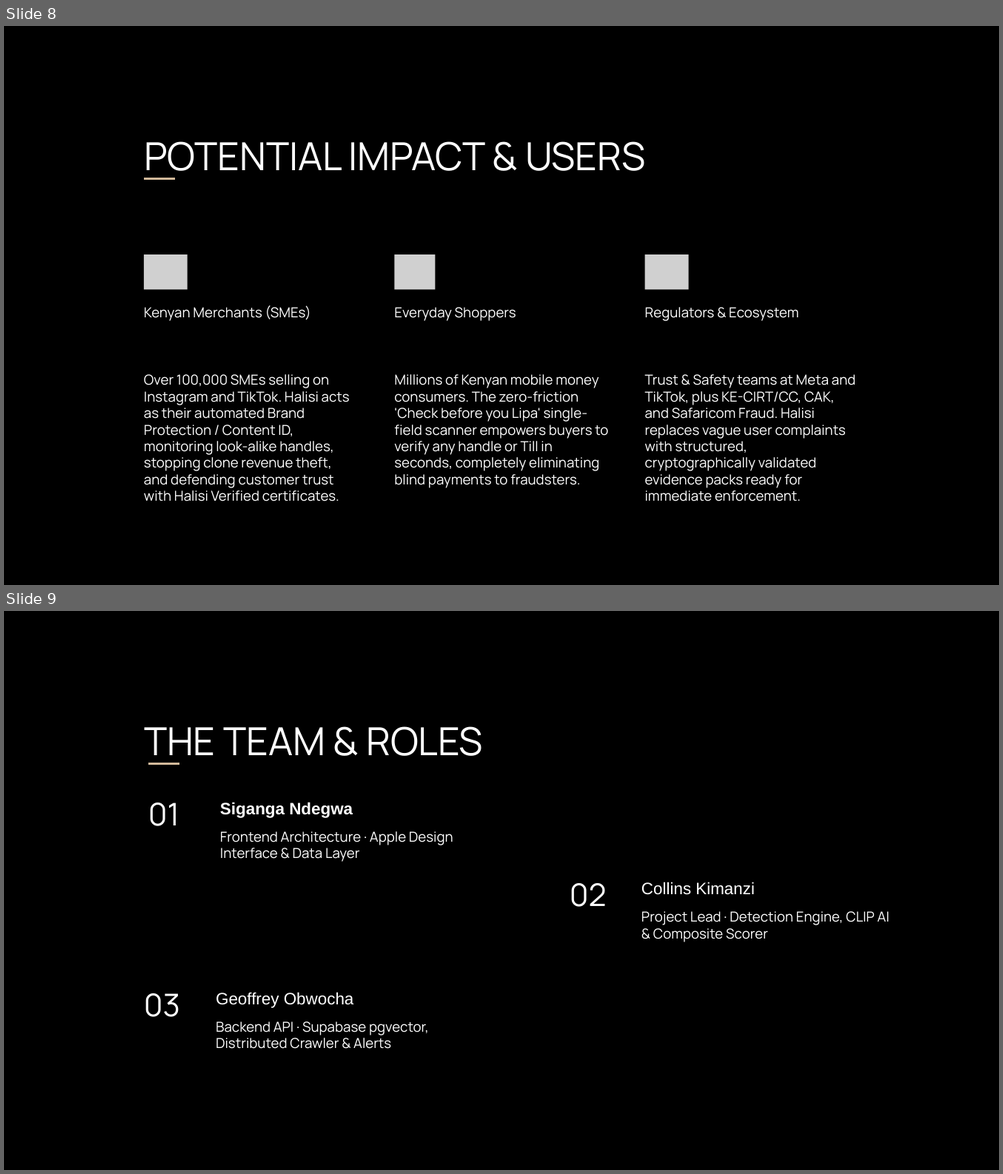
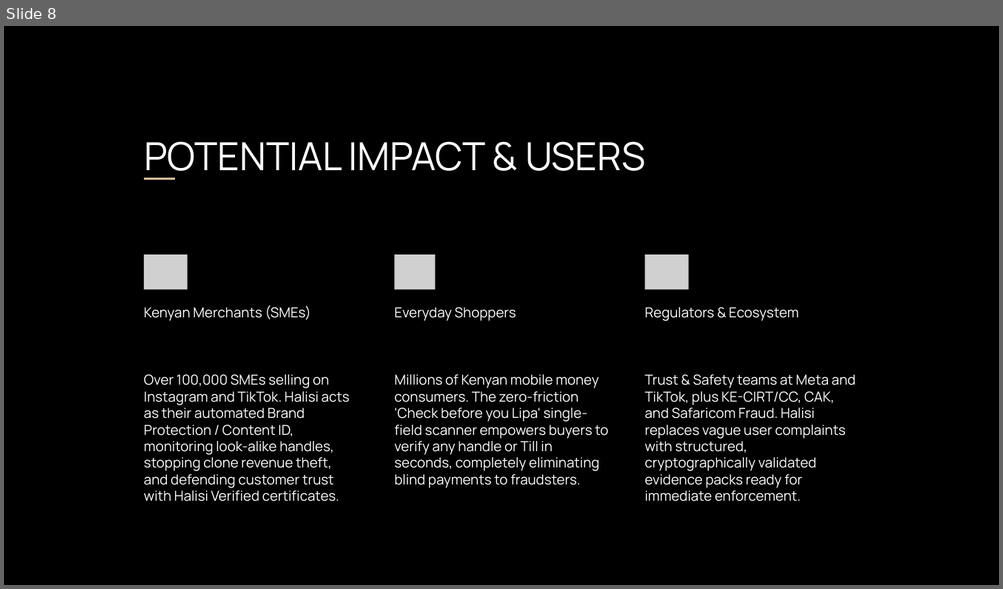
Before and after one commit to sigangandegwa/HalisiApp, a slide deck: docs/Halisi App Presentation.pptx. Shown one above the other, each under a label of ours: slides 8 and 9 before the commit, slide 8 after it. The pictures are 1003x1174 and 1003x589 pixels, drawn with LibreOffice and Linux fonts; fonts in the diff are those of the drawing; grey boxes stand for pictures; background and template pictures are left out. Boxes give left, top, right and bottom in pixels: in the first picture for what was removed or moved away, otherwise in the second. Text is boxed around its words. In the diff, an @@ line names an element or a change of style, - is before the commit and + after.

```diff
--- a/docs/Halisi App Presentation.pptx
+++ b/docs/Halisi App Presentation.pptx
@@ slide 9 removed at bbox=[4, 611, 999, 1170], background picture (left out) @@
@@ text removed at bbox=[144, 726, 483, 765] @@
-THE TEAM & ROLES
@@ line removed from (148, 764) to (179, 764) @@
@@ text removed at bbox=[148, 803, 179, 826] @@
-01
@@ text removed at bbox=[220, 802, 353, 818] @@
-Siganga Ndegwa
@@ text removed at bbox=[220, 832, 453, 862] @@
-Frontend Architecture · Apple Design Interface & Data Layer
@@ text removed at bbox=[569, 883, 606, 907] @@
-02
@@ text removed at bbox=[641, 882, 754, 895] @@
-Collins Kimanzi
@@ text removed at bbox=[641, 911, 889, 943] @@
-Project Lead · Detection Engine, CLIP AI & Composite Scorer
@@ text removed at bbox=[144, 994, 180, 1017] @@
-03
@@ text removed at bbox=[216, 992, 354, 1008] @@
-Geoffrey Obwocha
@@ text removed at bbox=[216, 1022, 429, 1049] @@
-Backend API · Supabase pgvector, Distributed Crawler & Alerts
```
Also in this commit, not shown: 3 slides changed, 3 other files.
